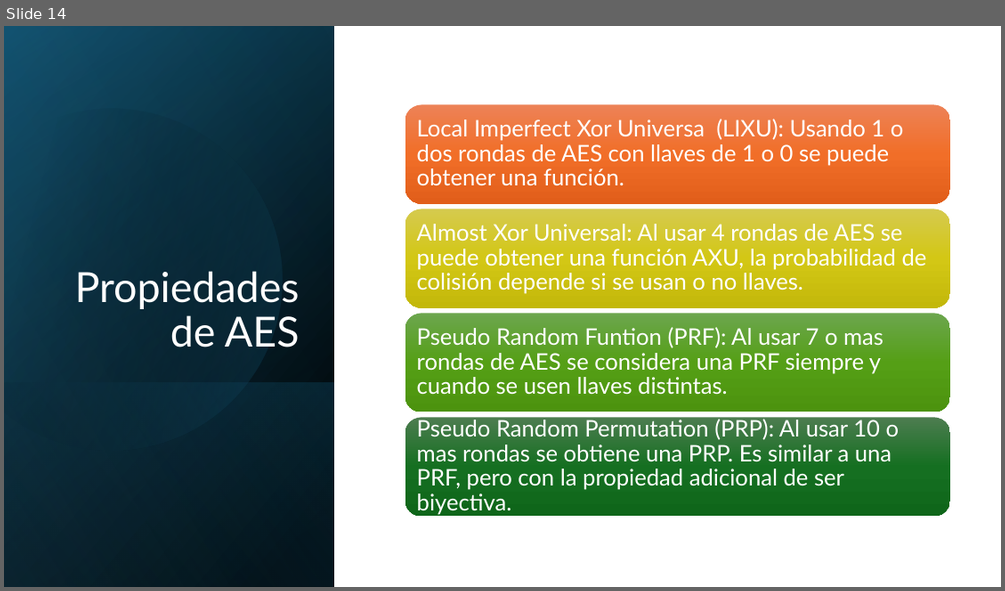
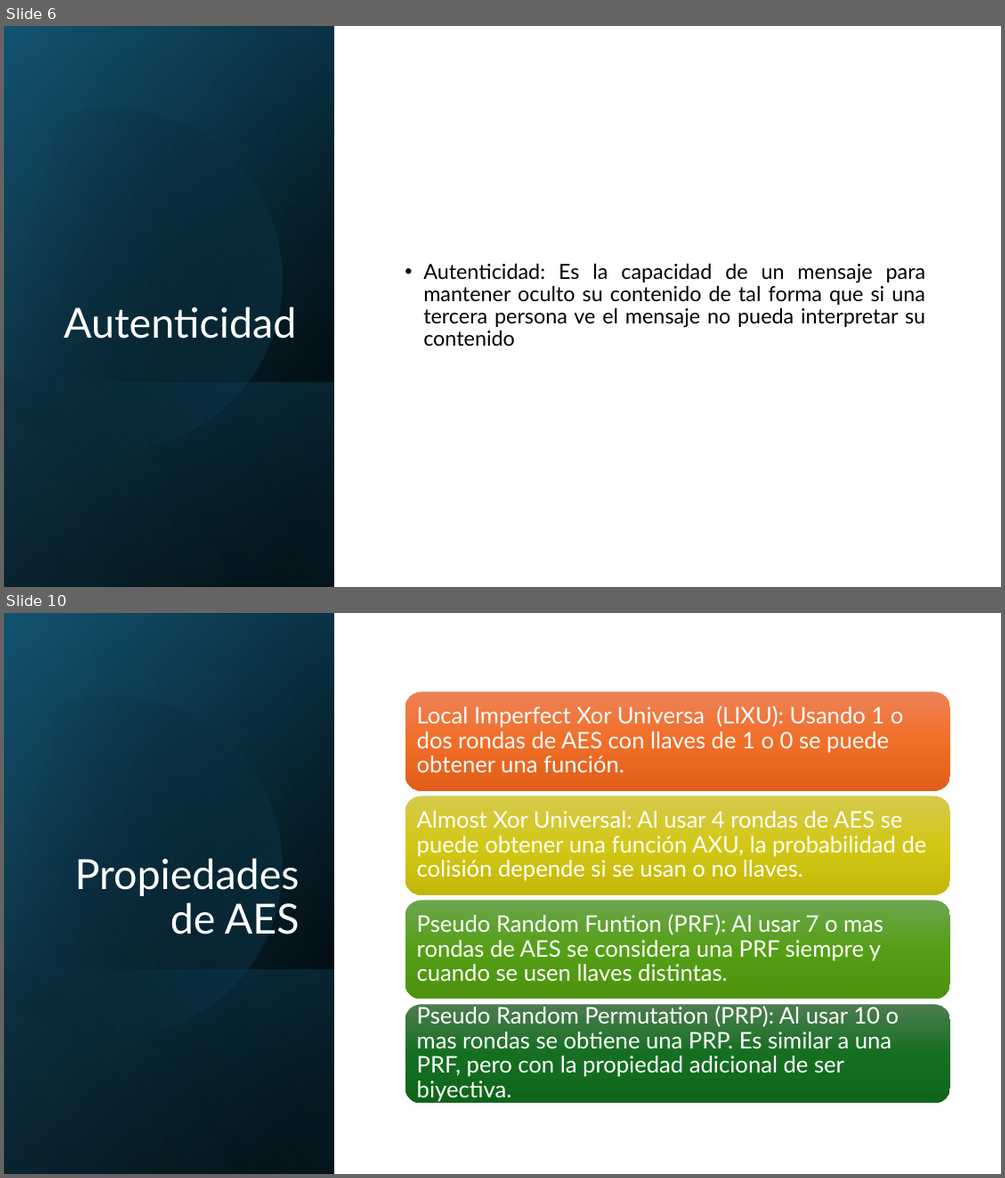
Before and after one commit to AlexPs06/Funciones-hash-vectorizadas, a slide deck: presentacion cripto hash.pptx. Shown one above the other, each under a label of ours: slide 14 before the commit, slides 6 and 10 after it; the slides between them are not shown. The pictures are 1005x591 and 1005x1178 pixels, drawn with LibreOffice and Linux fonts; fonts in the diff are those of the drawing. Boxes give left, top, right and bottom in pixels: in the first picture for what was removed or moved away, otherwise in the second. Text is boxed around its words. In the diff, an @@ line names an element or a change of style, - is before the commit and + after.

```diff
--- a/presentacion cripto hash.pptx
+++ b/presentacion cripto hash.pptx
@@ slide 6 added at <box>4,26,1001,587</box>, background #FFFFFF @@
@@ rectangle added at <box>4,26,1001,587</box>, fill #FFFFFF @@
@@ rectangle added at <box>4,26,334,587</box>, fill gradient #000000 to #104862 @@
@@ rectangle added at <box>4,27,334,587</box>, fill gradient #000000 to #156082 @@
@@ rectangle added at <box>4,26,334,586</box>, fill gradient #000000 to #46B1E1 @@
@@ freeform shape added at <box>4,68,324,484</box>, fill gradient #000000 to #156082 @@
@@ text added at <box>423,263,926,346</box>, 20 pt, text #000000 @@
+• Autenticidad: Es la capacidad de un mensaje para mantener oculto su contenido de tal forma que si una tercera persona ve el mensaje no pueda interpretar su contenido
@@ title added at <box>64,306,296,338</box>, 40 pt, text #FFFFFF @@
+Autenticidad
@@ rectangle added at <box>4,382,334,587</box>, fill gradient #156082 to #000000 @@
@@ what was slide 14 is now slide 10 @@
```
Also in this commit, not shown: 2 slides changed, 13 other slides added, 5 slides removed.
